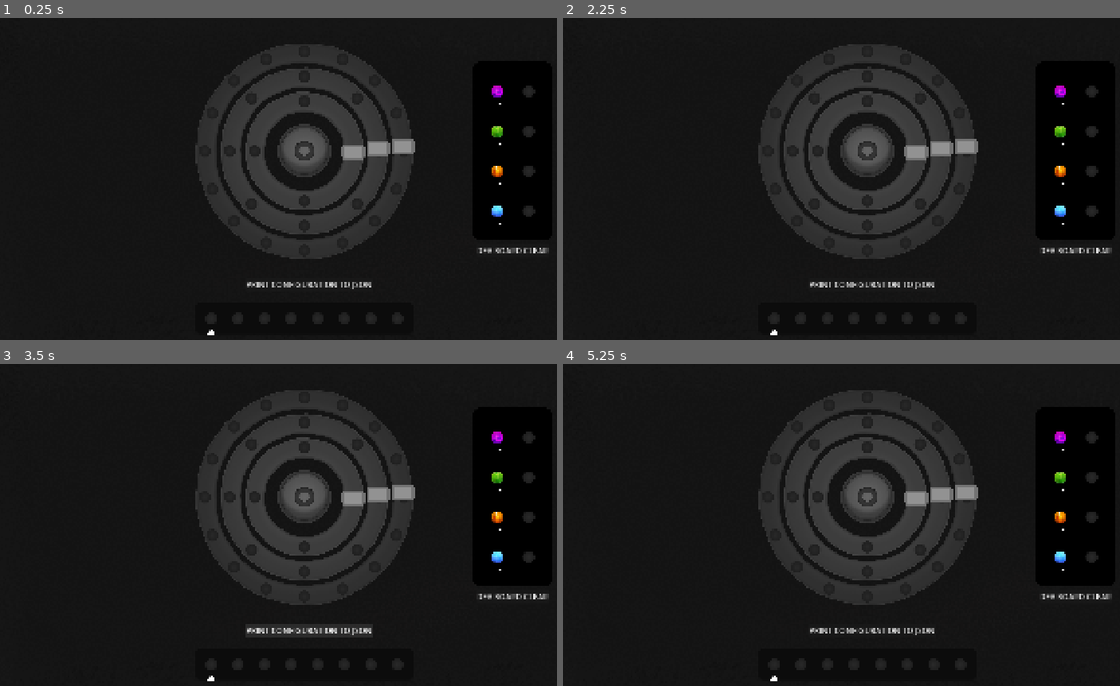
Above: before the commit, frames 1-4 (two rows, left to right).
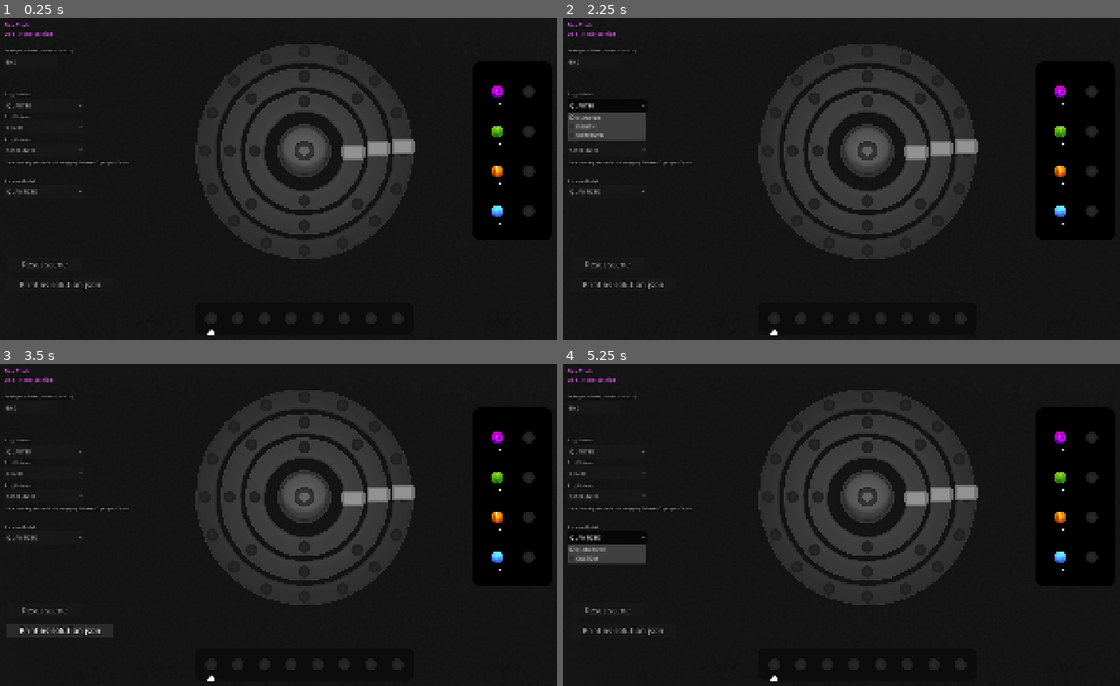
Above: after the commit, the same moments.

Repository: Senzameta-Games/igcc-jam-2026
Game: Godot game, scene res://core/main.tscn
Two runs of this game, one before a commit and one after it. Both use one fixed random seed, a clock stepped at 60 frames per second and the inputs below.
Inputs (mouse positions are in pixels of both pictures, inside the frame that each line leads up to):
- Up to frame 1 (0.25 s): no input
- Up to frame 2 (2.25 s): click (869, 150) at 0.5 s; click "DEV BOARD CLEAR" (after the commit: "Reset scene") at 1.25 s; click (607, 104) at 2 s, where only the run after the commit has a clickable "QUARTER"
- Up to frame 3 (3.5 s): click "PRINT CONFIGURATION TO JSON" (after the commit: "Print as solution json") at 2.75 s
- Up to frame 4 (5.25 s): click (607, 473) at 3.5 s, where only the run after the commit has a clickable "EIGHTH"; click (607, 496) at 4.25 s, where only the run after the commit has a clickable "SIXTEENTH"; click (607, 537) at 5 s, where only the run after the commit has a clickable "QUANTIZED"

The runs differ from the first frame. In frame 1, 1.2% of the frame differs, in the area x 0-99%, y 1-85%; in frame 2, 2.3%; in frame 3, 1.3%; in frame 4, 2.0%.

Commit message:
the authoring version

Diff:
--- a/core/entities/detector/detector.gd
+++ b/core/entities/detector/detector.gd
@@ -1,7 +1,7 @@
 class_name Detector
 extends Area2D
 
-signal orb_passed(orb_id: StringName, texture: Texture2D, from_pos: Vector2, ring_idx: int)
+signal orb_passed(orb_id: Orb.OrbType, texture: Texture2D, from_pos: Vector2, ring_idx: int)
 
 @export var flash_color: Color = Color(1.0, 1.0, 1.0, 0.8)
 @export var flash_duration: float = 0.12
--- a/core/entities/hand/hand.gd
+++ b/core/entities/hand/hand.gd
@@ -68,8 +68,12 @@
 		slot.hide_drophint()
 
 func connect_slot(slot: Slot) -> void:
-	_slots.append(slot)
-	slot.slot_interacted.connect(_on_slot_interacted)
+	if not slot.slot_interacted.is_connected(_on_slot_interacted):
+		slot.slot_interacted.connect(_on_slot_interacted)
+
+func disconnect_slot(slot: Slot) -> void:
+	if slot.slot_interacted.is_connected(_on_slot_interacted):
+		slot.slot_interacted.disconnect(_on_slot_interacted)
 
 func _on_slot_interacted(slot: Slot) -> void:
 	if Playback.is_playing:
--- a/core/entities/orbs/C4_orb.tscn
+++ b/core/entities/orbs/C4_orb.tscn
@@ -16,9 +16,9 @@
 }]
 
 [node name="Orb" unique_id=552011164 instance=ExtResource("1_ib102")]
-orb_id = &"c4"
 texture = ExtResource("2_0f6jq")
 note = ExtResource("3_uqqee")
+orb_id = 1
 
 [node name="Sprite" parent="." index="0" unique_id=1751710394]
 sprite_frames = SubResource("SpriteFrames_eqgwp")
--- a/core/entities/orbs/F3_orb.tscn
+++ b/core/entities/orbs/F3_orb.tscn
@@ -16,7 +16,6 @@
 }]
 
 [node name="Orb" unique_id=552011164 instance=ExtResource("1_jq7ov")]
-orb_id = &"f3"
 texture = ExtResource("2_ocr7b")
 note = ExtResource("3_wvy1g")
 
--- a/core/entities/orbs/F4_orb.tscn
+++ b/core/entities/orbs/F4_orb.tscn
@@ -16,9 +16,9 @@
 }]
 
 [node name="Orb" unique_id=552011164 instance=ExtResource("1_wtp3i")]
-orb_id = &"f4"
 texture = ExtResource("2_d7i88")
 note = ExtResource("3_u6ywm")
+orb_id = 2
 
 [node name="Sprite" parent="." index="0" unique_id=1751710394]
 sprite_frames = SubResource("SpriteFrames_nw5cr")
--- a/core/entities/orbs/G4_orb.tscn
+++ b/core/entities/orbs/G4_orb.tscn
@@ -16,9 +16,9 @@
 }]
 
 [node name="Orb" unique_id=552011164 instance=ExtResource("1_g6dl0")]
-orb_id = &"g4"
 texture = ExtResource("2_y1m8o")
 note = ExtResource("3_st0p7")
+orb_id = 3
 
 [node name="Sprite" parent="." index="0" unique_id=1751710394]
 sprite_frames = SubResource("SpriteFrames_xexi0")
--- a/core/entities/orbs/orb.gd
+++ b/core/entities/orbs/orb.gd
@@ -9,9 +9,11 @@
 const LERP_SPEED: float = 12.0
 const LERP_THRESHOLD: float = 0.5
 
-@export var orb_id: StringName = &""
+enum OrbType { F3, C4, F4, G4 }
 @export var texture: Texture2D
 @export var note: AudioStream
+
+@export var orb_id: OrbType = OrbType.F3
 
 var _state: State = State.IN_SLOT
 
--- a/core/entities/rings/ring.gd
+++ b/core/entities/rings/ring.gd
@@ -57,10 +57,16 @@
 func _activate_interval_group() -> void:
 	if _slots4 == null:
 		return
+
+	if _hand != null:
+		for slot: Slot in _slots:
+			_hand.disconnect_slot(slot)
+
 	_slots4.visible = false
 	_slots8.visible = false
 	_slots16.visible = false
 	_slots.clear()
+
 	var active: Node2D
 	match interval_type:
 		IntervalType.QUARTER:
@@ -69,13 +75,16 @@
 			active = _slots8
 		IntervalType.SIXTEENTH:
 			active = _slots16
+
 	active.visible = true
 	for child: Node in active.get_children():
 		var slot := child as Slot
 		if slot == null:
 			continue
 		_slots.append(slot)
+
 	_calculate_slot_positions()
+
 	if _hand != null:
 		for slot: Slot in _slots:
 			_hand.connect_slot(slot)
@@ -103,17 +112,11 @@
 	return prev_orb_t < threshold and threshold <= curr_orb_t
 
 func get_orbs() -> Array:
-	# orbs can be null
-	var ret_obj = []
-	for i in get_slot_count():
-		ret_obj.append(_slots[i].get_orb())
-		match interval_type:
-			IntervalType.QUARTER:
-				ret_obj.append(null)
-				ret_obj.append(null)
-				ret_obj.append(null)
-				pass
-			IntervalType.EIGHTH:
-				ret_obj.append(null)
-				pass
-	return ret_obj
+	var sorted_slots: Array[Slot] = _slots.duplicate()
+	sorted_slots.sort_custom(func(a: Slot, b: Slot) -> bool:
+		return a.index < b.index
+	)
+	var ret: Array = []
+	for slot: Slot in sorted_slots:
+		ret.append(slot.get_orb())
+	return ret
--- a/core/entities/sequence/sequence.gd
+++ b/core/entities/sequence/sequence.gd
@@ -35,7 +35,7 @@
 		_update_indicator()
 	return _slots[_write_head].global_position + _slots[_write_head].size * 0.5
 
-func receive_orb(orb_id: StringName, texture: Texture2D) -> void:
+func receive_orb(orb_id: Orb.OrbType, texture: Texture2D) -> void:
 	if _slots.size() == 0:
 		return
 	var idx: int = _write_head % _slots.size()
--- a/core/entities/sequencer/sequencer.gd
+++ b/core/entities/sequencer/sequencer.gd
@@ -7,6 +7,7 @@
 
 const RING_COUNT: int = 3
 const BEATS_PER_MEASURE: float = 4.0
+const MAX_BPM: float = 90.0
 
 @export var bpm: float = 120.0
 @export var rotation_model: RotationModel = RotationModel.QUANTIZED
@@ -20,6 +21,13 @@
 @onready var _tray: Tray = $Tray
 @onready var _detectors: Node2D = $Detectors
 @onready var _feedback: Node2D = $DetectionFeedback
+@onready var _tools: Control = $Tools
+@onready var _bpm_field: TextEdit = $Tools/BPM
+@onready var _ring0_interval: OptionButton = $Tools/Ring0Interval
+@onready var _ring1_interval: OptionButton = $Tools/Ring1Interval
+@onready var _ring2_interval: OptionButton = $Tools/Ring2Interval
+@onready var _rotation_model_select: OptionButton = $Tools/RotationModel
+@onready var _custom_multipliers_field: TextEdit = $Tools/CustomMultField
 
 const ORB_TRAIL_SCENE: PackedScene = preload("res://core/entities/orbs/orb_trail.tscn")
 
@@ -43,6 +51,7 @@
 	_rings.sort_custom(func(a: Ring, b: Ring) -> bool:
 		return a.ring_index < b.ring_index
 	)
+	_setup_dev_tools()
 
 func inject_hand(hand: Hand) -> void:
 	var controller := _button as PlaybackButton
@@ -85,6 +94,10 @@
 	if all_done:
 		_resetting = false
 
+func _input(_event: InputEvent) -> void:
+	if Input.is_action_just_pressed("hide_tools"):
+		_tools.visible = !_tools.visible
+
 func _get_multiplier(ring_index: int) -> float:
 	match rotation_model:
 		RotationModel.QUANTIZED:
@@ -101,7 +114,7 @@
 func _on_playback_stopped() -> void:
 	_resetting = true
 
-func _on_orb_passed(orb_id: StringName, texture: Texture2D, from_position: Vector2, ring_idx: int) -> void:
+func _on_orb_passed(orb_id: Orb.OrbType, texture: Texture2D, from_position: Vector2, ring_idx: int) -> void:
 	_pending.append({
 		"orb_id": orb_id,
 		"texture": texture,
@@ -122,7 +135,7 @@
 		var trail := ORB_TRAIL_SCENE.instantiate() as OrbTrail
 		_feedback.add_child(trail)
 		trail.setup(entry.texture, entry.from, target)
-		var captured_id: StringName = entry.orb_id
+		var captured_id: Orb.OrbType = entry.orb_id
 		var captured_texture: Texture2D = entry.texture
 		trail.arrived.connect(func() -> void:
 			_sequence.receive_orb(captured_id, captured_texture)
@@ -134,19 +147,108 @@
 	get_tree().reload_current_scene()
 
 
+
+
+# --- Dev Tools ---
+
+func _setup_dev_tools() -> void:
+	# BPM field. Give current value, commit on focus_exited
+	_bpm_field.text = str(bpm)
+
+	# Interval type dropdowns — one per ring
+	var interval_buttons: Array[OptionButton] = [
+		_ring0_interval, _ring1_interval, _ring2_interval
+	]
+	for i: int in range(interval_buttons.size()):
+		var btn := interval_buttons[i]
+		btn.add_item("QUARTER", Ring.IntervalType.QUARTER)
+		btn.add_item("EIGHTH", Ring.IntervalType.EIGHTH)
+		btn.add_item("SIXTEENTH", Ring.IntervalType.SIXTEENTH)
+		if i < _rings.size():
+			btn.select(int(_rings[i].interval_type))
+
+	# Rotation model dropdown
+	_rotation_model_select.add_item("QUANTIZED", RotationModel.QUANTIZED)
+	_rotation_model_select.add_item("CUSTOM", RotationModel.CUSTOM)
+	_rotation_model_select.select(int(rotation_model))
+
+	# Custom multipliers field — hidden unless CUSTOM is active
+	_custom_multipliers_field.text = _multipliers_to_string(custom_multipliers)
+	_custom_multipliers_field.visible = rotation_model == RotationModel.CUSTOM
+
 func export() -> void:
 	var export_arr = []
 	var ring_orbs = []
 	for ring in _rings:
-		ring_orbs.append(ring.get_orbs())
+		var orbs = ring.get_orbs()
+		var ticks_per_slot = 16 / ring.get_slot_count()
+		var grid = []
+		grid.resize(16)
+		grid.fill(null)
+		for slot_i in range(ring.get_slot_count()):
+			if orbs[slot_i] != null:
+				grid[slot_i * ticks_per_slot] = orbs[slot_i]
+		ring_orbs.append(grid)
 	for i in 16:
 		var curr_pos = []
-		for ring_orb in ring_orbs:
-			if ring_orb[i] != null:
-				curr_pos.append(ring_orb[i].orb_id)
+		for ring_grid in ring_orbs:
+			if ring_grid[i] != null:
+				curr_pos.append(ring_grid[i].orb_id)
 		export_arr.append(curr_pos)
-
 	print(export_arr)
 
 func _on_export_pressed():
 	export()
+
+func _on_bpm_committed() -> void:
+	var value: float = _bpm_field.text.to_float()
+	if value <= 0.0:
+		# Reject — restore current value
+		_bpm_field.text = str(bpm)
+		return
+	bpm = minf(value, MAX_BPM)
+	_bpm_field.text = str(bpm)
+
+func _on_interval_selected(ring_index: int, item_index: int) -> void:
+	if ring_index >= _rings.size():
+		return
+	_rings[ring_index].interval_type = Ring.IntervalType.values()[item_index]
+
+func _on_ring0_interval_selected(item_index: int) -> void:
+	_on_interval_selected(0, item_index)
+
+func _on_ring1_interval_selected(item_index: int) -> void:
+	_on_interval_selected(1, item_index)
+
+func _on_ring2_interval_selected(item_index: int) -> void:
+	_on_interval_selected(2, item_index)
+
+func _on_rotation_model_selected(item_index: int) -> void:
+	rotation_model = RotationModel.values()[item_index]
+	_custom_multipliers_field.visible = rotation_model == RotationModel.CUSTOM
+
+func _on_custom_mult_committed() -> void:
+	# Expects comma-separated floats matching ring count, e.g. "1.0, 2.0, 0.5"
+	var parts: Array[String] = []
+	for part: String in _custom_multipliers_field.text.split(","):
+		parts.append(part.strip_edges())
+	if parts.size() != _rings.size():
+		# Reject — restore
+		_custom_multipliers_field.text = _multipliers_to_string(custom_multipliers)
+		return
+	var parsed: Array[float] = []
+	for part: String in parts:
+		var val: float = part.to_float()
+		if val <= 0.0:
+			# Reject — restore
+			_custom_multipliers_field.text = _multipliers_to_string(custom_multipliers)
+			return
+		parsed.append(val)
+	custom_multipliers = parsed
+	_custom_multipliers_field.text = _multipliers_to_string(custom_multipliers)
+
+func _multipliers_to_string(multipliers: Array[float]) -> String:
+	var parts: PackedStringArray = []
+	for m: float in multipliers:
+		parts.append(str(m))
+	return ", ".join(parts)
--- a/core/entities/sequencer/sequencer.tscn
+++ b/core/entities/sequencer/sequencer.tscn
@@ -12,8 +12,6 @@
 [node name="Sequencer" type="Node2D" unique_id=1167367685]
 script = ExtResource("1_7ojyt")
 bpm = 40.0
-rotation_model = null
-custom_multipliers = null
 
 [node name="Rings" type="Node2D" parent="." unique_id=244183733]
 position = Vector2(960, 450)
@@ -58,35 +56,193 @@
 [node name="Tray" parent="." unique_id=835271133 instance=ExtResource("8_rlxeh")]
 position = Vector2(1587, 450)
 
-[node name="Reset" type="Button" parent="." unique_id=1353982561]
+[node name="Tools" type="Control" parent="." unique_id=827606405]
+layout_mode = 3
+anchors_preset = 0
+offset_right = 40.0
+offset_bottom = 40.0
+
+[node name="Header" type="Label" parent="Tools" unique_id=1797757452]
+layout_mode = 0
+offset_left = 57.0
+offset_top = 58.0
+offset_right = 332.0
+offset_bottom = 107.0
+theme_override_colors/font_color = Color(0.94744676, 0.41838992, 1, 1)
+theme_override_constants/outline_size = 5
+theme_override_font_sizes/font_size = 16
+text = "Dev Tools
+Use ` (tilde) to hide"
+
+[node name="BPMLabel" type="Label" parent="Tools" unique_id=1494104394]
+layout_mode = 0
+offset_left = 57.0
+offset_top = 138.0
+offset_right = 332.0
+offset_bottom = 161.0
+theme_override_colors/font_color = Color(0.70796657, 0.7079665, 0.7079665, 1)
+theme_override_constants/outline_size = 5
+theme_override_font_sizes/font_size = 12
+text = "Beats per minute (commits on blur)"
+
+[node name="BPM" type="TextEdit" parent="Tools" unique_id=693637675]
+custom_minimum_size = Vector2(160, 40)
+layout_mode = 0
+offset_left = 56.0
+offset_top = 161.0
+offset_right = 216.0
+offset_bottom = 201.0
+theme_override_colors/font_color = Color(0.70380783, 0.70380783, 0.70380783, 1)
+theme_override_constants/outline_size = 4
+placeholder_text = "Beats per minute"
+
+[node name="Interval1Label" type="Label" parent="Tools" unique_id=206619614]
+layout_mode = 0
+offset_left = 57.0
+offset_top = 270.0
+offset_right = 332.0
+offset_bottom = 293.0
+theme_override_colors/font_color = Color(0.70796657, 0.7079665, 0.7079665, 1)
+theme_override_constants/outline_size = 5
+theme_override_font_sizes/font_size = 12
+text = "Ring1 Interval"
+
+[node name="Ring0Interval" type="OptionButton" parent="Tools" unique_id=2047663048]
+custom_minimum_size = Vector2(240, 40)
+layout_mode = 0
+offset_left = 56.0
+offset_top = 292.0
+offset_right = 296.0
+offset_bottom = 332.0
+theme_override_colors/font_color = Color(0.70380783, 0.70380783, 0.70380783, 1)
+theme_override_constants/outline_size = 4
+
+[node name="Interval2Label" type="Label" parent="Tools" unique_id=2098709946]
+layout_mode = 0
+offset_left = 57.0
+offset_top = 337.0
+offset_right = 332.0
+offset_bottom = 360.0
+theme_override_colors/font_color = Color(0.70796657, 0.7079665, 0.7079665, 1)
+theme_override_constants/outline_size = 5
+theme_override_font_sizes/font_size = 12
+text = "Ring2 Interval"
+
+[node name="Ring1Interval" type="OptionButton" parent="Tools" unique_id=1155448750]
+custom_minimum_size = Vector2(240, 40)
+layout_mode = 0
+offset_left = 56.0
+offset_top = 358.0
+offset_right = 296.0
+offset_bottom = 398.0
+theme_override_colors/font_color = Color(0.70380783, 0.70380783, 0.70380783, 1)
+theme_override_constants/outline_size = 4
+
+[node name="INterval3Label" type="Label" parent="Tools" unique_id=2002468974]
+layout_mode = 0
+offset_left = 57.0
+offset_top = 407.0
+offset_right = 332.0
+offset_bottom = 430.0
+theme_override_colors/font_color = Color(0.70796657, 0.7079665, 0.7079665, 1)
+theme_override_constants/outline_size = 5
+theme_override_font_sizes/font_size = 12
+text = "Ring3 Interval"
+
+[node name="Ring2Interval" type="OptionButton" parent="Tools" unique_id=1195984318]
+custom_minimum_size = Vector2(240, 40)
+layout_mode = 0
+offset_left = 56.0
+offset_top = 427.0
+offset_right = 296.0
+offset_bottom = 467.0
+theme_override_colors/font_color = Color(0.70380783, 0.70380783, 0.70380783, 1)
+theme_override_constants/outline_size = 4
+
+[node name="Disclaimer" type="Label" parent="Tools" unique_id=1673663746]
+layout_mode = 0
+offset_left = 57.0
+offset_top = 476.0
+offset_right = 429.0
+offset_bottom = 499.0
+theme_override_colors/font_color = Color(0.70796657, 0.7079665, 0.7079665, 1)
+theme_override_constants/outline_size = 5
+theme_override_font_sizes/font_size = 12
+text = "It's not eating your orbs, it's swapping between 3 groups of slots"
+
+[node name="RotationModelLabel" type="Label" parent="Tools" unique_id=327549848]
+layout_mode = 0
+offset_left = 57.0
+offset_top = 533.0
+offset_right = 332.0
+offset_bottom = 556.0
+theme_override_colors/font_color = Color(0.70796657, 0.7079665, 0.7079665, 1)
+theme_override_constants/outline_size = 5
+theme_override_font_sizes/font_size = 12
+text = "Rotation Model"
+
+[node name="RotationModel" type="OptionButton" parent="Tools" unique_id=776191341]
+custom_minimum_size = Vector2(240, 40)
+layout_mode = 0
+offset_left = 56.0
+offset_top = 551.0
+offset_right = 296.0
+offset_bottom = 591.0
+theme_override_colors/font_color = Color(0.70380783, 0.70380783, 0.70380783, 1)
+theme_override_constants/outline_size = 4
+
+[node name="CustomMultField" type="TextEdit" parent="Tools" unique_id=1327230071]
+custom_minimum_size = Vector2(320, 40)
+layout_mode = 0
+offset_left = 56.0
+offset_top = 607.0
+offset_right = 216.0
+offset_bottom = 647.0
+theme_override_colors/font_color = Color(0.70380783, 0.70380783, 0.70380783, 1)
+theme_override_constants/outline_size = 4
+placeholder_text = "1.0, 1.0, 1.0"
+
+[node name="Reset" type="Button" parent="Tools" unique_id=1353982561]
+layout_mode = 1
 anchors_preset = 8
 anchor_left = 0.5
 anchor_top = 0.5
 anchor_right = 0.5
 anchor_bottom = 0.5
-offset_left = 1475.0
-offset_top = 730.0
-offset_right = 1698.0
-offset_bottom = 772.0
+offset_left = 46.0
+offset_top = 751.0
+offset_right = 269.0
+offset_bottom = 793.0
 grow_horizontal = 2
 grow_vertical = 2
+theme_override_colors/font_color = Color(0.59717613, 0.59717613, 0.5971761, 1)
+theme_override_constants/outline_size = 8
 theme_override_font_sizes/font_size = 24
-text = "DEV BOARD CLEAR"
-
-[node name="Export" type="Button" parent="." unique_id=2067324072]
+text = "Reset scene"
+
+[node name="Export" type="Button" parent="Tools" unique_id=2067324072]
+layout_mode = 1
 anchors_preset = 8
 anchor_left = 0.5
 anchor_top = 0.5
 anchor_right = 0.5
 anchor_bottom = 0.5
-offset_left = 781.0
-offset_top = 832.0
-offset_right = 1166.0
-offset_bottom = 874.0
+offset_left = 45.0
+offset_top = 812.0
+offset_right = 365.0
+offset_bottom = 854.0
 grow_horizontal = 2
 grow_vertical = 2
+theme_override_colors/font_color = Color(0.59717613, 0.59717613, 0.5971761, 1)
+theme_override_constants/outline_size = 8
 theme_override_font_sizes/font_size = 24
-text = "PRINT CONFIGURATION TO JSON"
-
-[connection signal="pressed" from="Reset" to="." method="_on_reset_pressed"]
-[connection signal="pressed" from="Export" to="." method="_on_export_pressed"]
+text = "Print as solution json"
+
+[connection signal="focus_exited" from="Tools/BPM" to="." method="_on_bpm_committed"]
+[connection signal="item_selected" from="Tools/Ring0Interval" to="." method="_on_ring0_interval_selected"]
+[connection signal="item_selected" from="Tools/Ring1Interval" to="." method="_on_ring1_interval_selected"]
+[connection signal="item_selected" from="Tools/Ring2Interval" to="." method="_on_ring2_interval_selected"]
+[connection signal="item_selected" from="Tools/RotationModel" to="." method="_on_rotation_model_selected"]
+[connection signal="focus_exited" from="Tools/CustomMultField" to="." method="_on_custom_mult_committed"]
+[connection signal="pressed" from="Tools/Reset" to="." method="_on_reset_pressed"]
+[connection signal="pressed" from="Tools/Export" to="." method="_on_export_pressed"]
--- a/core/entities/slot/slot.gd
+++ b/core/entities/slot/slot.gd
@@ -66,7 +66,6 @@
 		var spawned: Orb = OrbRegistry.spawn(_orb.orb_id)
 		if spawned == null:
 			return null
-		# Must be in the tree before reparent can work
 		add_child(spawned)
 		_count -= 1
 		_refresh_visual()
--- a/core/entities/tray/tray.tscn
+++ b/core/entities/tray/tray.tscn
@@ -25,24 +25,28 @@
 stack_count = 8
 
 [node name="Orb" parent="Slots/Slot0" unique_id=552011164 instance=ExtResource("4_olegs")]
+orb_id = 0
 
 [node name="Slot1" parent="Slots" unique_id=849978761 instance=ExtResource("1_ulkqu")]
 position = Vector2(-46, -60)
 stack_count = 8
 
-[node name="Orb" parent="Slots/Slot1" unique_id=1766687212 instance=ExtResource("5_1dufa")]
+[node name="Orb" parent="Slots/Slot1" unique_id=987454045 instance=ExtResource("5_1dufa")]
+orb_id = 1
 
 [node name="Slot2" parent="Slots" unique_id=694147557 instance=ExtResource("1_ulkqu")]
 position = Vector2(-46, 60)
 stack_count = 8
 
-[node name="Orb" parent="Slots/Slot2" unique_id=621936697 instance=ExtResource("6_jn6ln")]
+[node name="Orb" parent="Slots/Slot2" unique_id=1316206388 instance=ExtResource("6_jn6ln")]
+orb_id = 2
 
 [node name="Slot3" parent="Slots" unique_id=341874409 instance=ExtResource("1_ulkqu")]
 position = Vector2(-46, 181)
 stack_count = 8
 
-[node name="Orb" parent="Slots/Slot3" unique_id=2071454617 instance=ExtResource("7_0vinb")]
+[node name="Orb" parent="Slots/Slot3" unique_id=562958121 instance=ExtResource("7_0vinb")]
+orb_id = 3
 
 [node name="Slot4" parent="Slots" unique_id=1912150730 instance=ExtResource("1_ulkqu")]
 position = Vector2(49, -180)
--- a/core/global/orb_registry.gd
+++ b/core/global/orb_registry.gd
@@ -5,16 +5,16 @@
 ## Add new orb types here as they are created.
 
 const _scenes: Dictionary = {
-	&"f3": preload("res://core/entities/orbs/F3_orb.tscn"),
-	&"c4": preload("res://core/entities/orbs/C4_orb.tscn"),
-	&"f4": preload("res://core/entities/orbs/F4_orb.tscn"),
-	&"g4": preload("res://core/entities/orbs/G4_orb.tscn"),
+	Orb.OrbType.F3: preload("res://core/entities/orbs/F3_orb.tscn"),
+	Orb.OrbType.C4: preload("res://core/entities/orbs/C4_orb.tscn"),
+	Orb.OrbType.F4: preload("res://core/entities/orbs/F4_orb.tscn"),
+	Orb.OrbType.G4: preload("res://core/entities/orbs/G4_orb.tscn"),
 }
 
-func spawn(orb_id: StringName) -> Orb:
+func spawn(orb_id: Orb.OrbType) -> Orb:
 	if not _scenes.has(orb_id):
 		return null
 	return _scenes[orb_id].instantiate() as Orb
 
-func is_registered(orb_id: StringName) -> bool:
+func is_registered(orb_id: Orb.OrbType) -> bool:
 	return _scenes.has(orb_id)
--- a/project.godot
+++ b/project.godot
@@ -32,7 +32,12 @@
 
 dev_quit={
 "deadzone": 0.2,
-"events": [Object(InputEventKey,"resource_local_to_scene":fa …(141 unchanged characters)… ":false,"keycode":0,"physical_keycode":48,"key_label":0,"unicode":48,"location":0,"echo":false,"script":null)
+"events": [Object(InputEventKey,"resource_local_to_scene":fa …(141 unchanged characters)… ":false,"keycode":0,"physical_keycode":4194305,"key_label":0,"unicode":0,"location":0,"echo":false,"script":null)
+]
+}
+hide_tools={
+"deadzone": 0.2,
+"events": [Object(InputEventKey,"resource_local_to_scene":false,"resource_name":"","device":-1,"window_id":0,"alt_pressed":false,"shift_pressed":false,"ctrl_pressed":false,"meta_pressed":false,"pressed":false,"keycode":0,"physical_keycode":96,"key_label":0,"unicode":96,"location":0,"echo":false,"script":null)
 ]
 }
 
